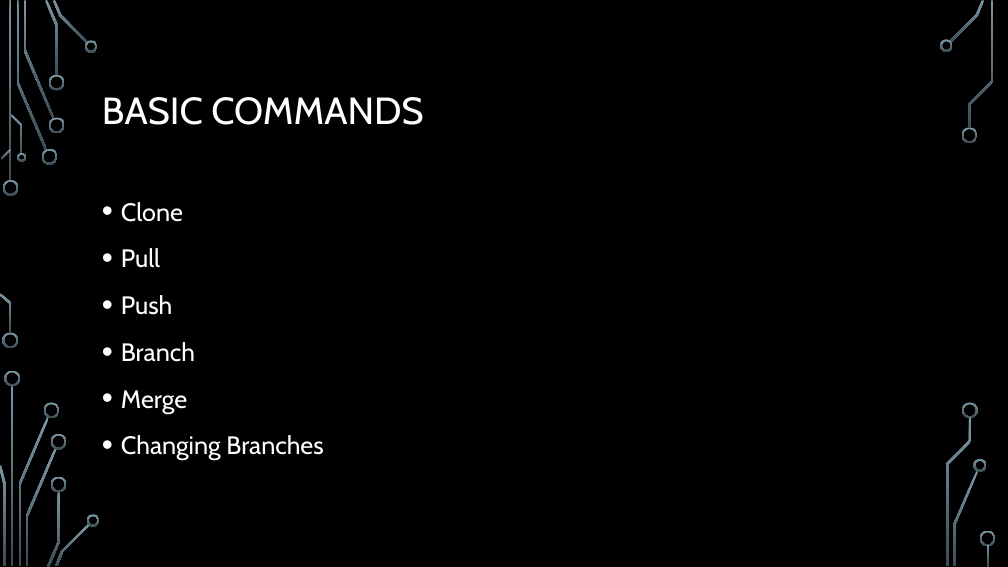
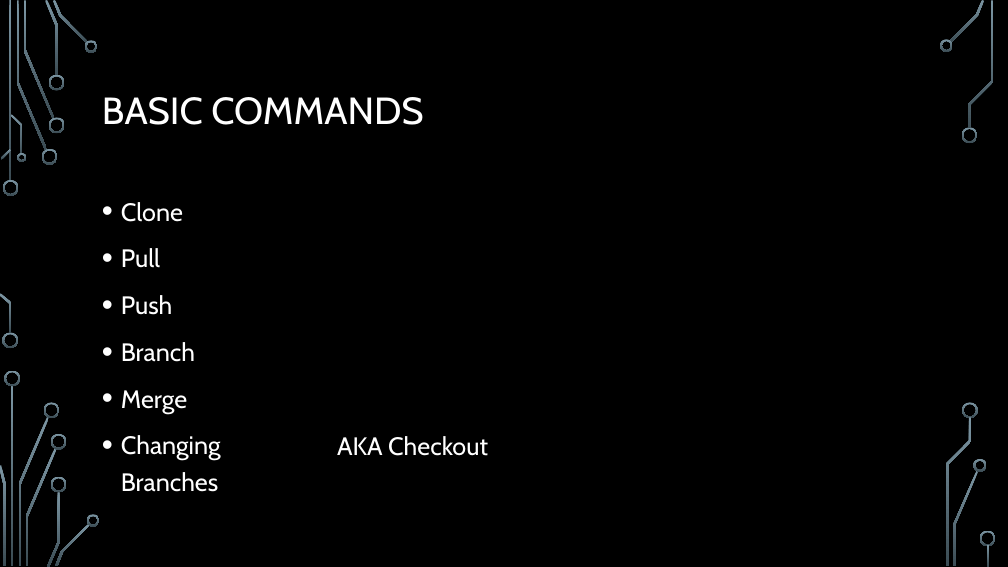
Before and after one commit to armentpau/PWSHMilwaukee, a slide deck: slide 3 of 2018/Oct 2 - 2018 - Git Essentials/GitEssentials.pptx. Drawn at 1008x567 pixels with LibreOffice and Linux fonts; fonts in the diff are those of the drawing; background and template pictures are left out. Boxes give left, top, right and bottom in pixels: in the first picture for what was removed or moved away, otherwise in the second. Text is boxed around its words. In the diff, an @@ line names an element or a change of style, - is before the commit and + after.

```diff
--- a/2018/Oct 2 - 2018 - Git Essentials/GitEssentials.pptx
+++ b/2018/Oct 2 - 2018 - Git Essentials/GitEssentials.pptx
@@ text "Clone" rewrapped from [121, 202, 323, 461] to [121, 202, 221, 492] @@
@@ text added at [337, 436, 488, 456], 24 pt, text #FFFFFF @@
+AKA Checkout
```
Also in this commit, not shown: 1 other slide changed.
